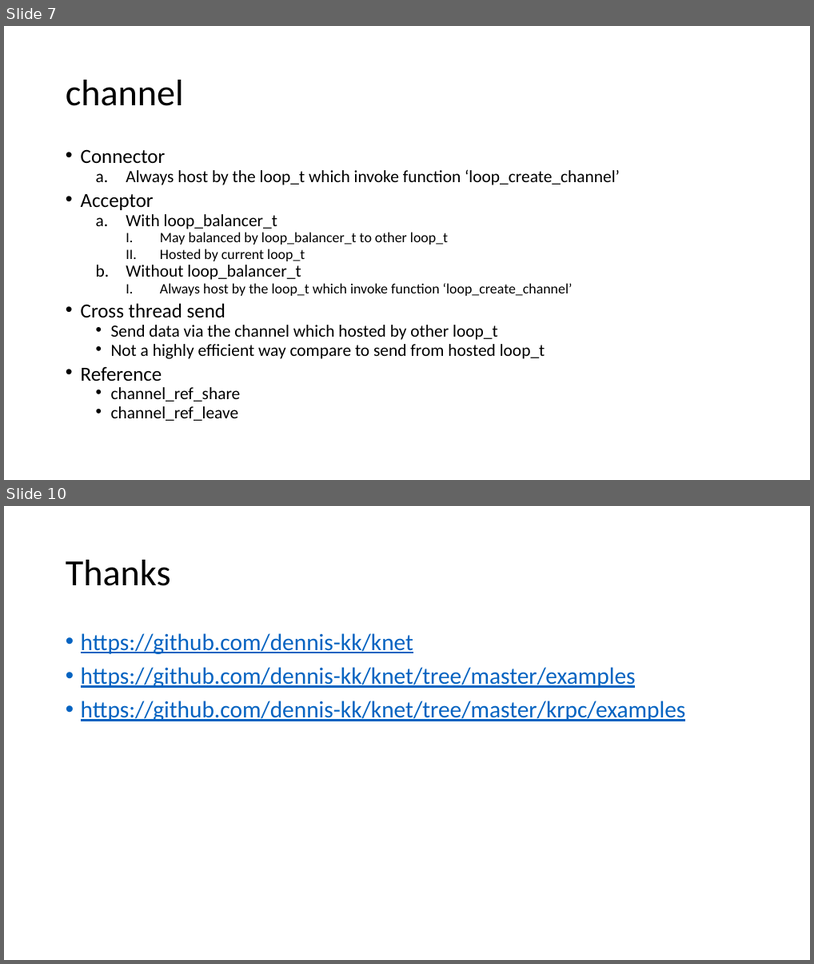
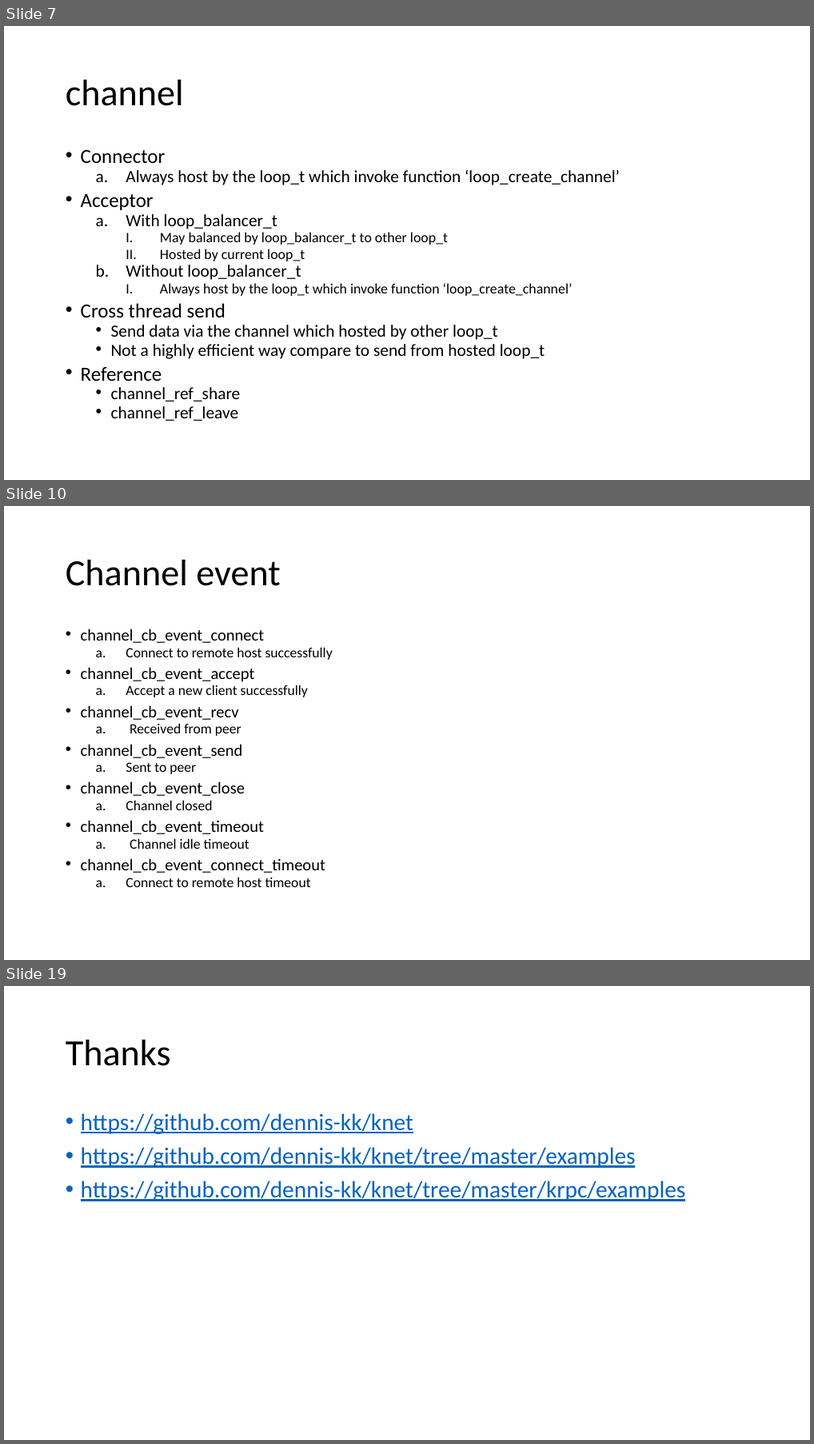
Before and after one commit to dennis-kk/knet, a slide deck: doc/knet.pptx. Shown one above the other, each under a label of ours: slides 7 and 10 before the commit, slides 7, 10 and 19 after it; the slides between them are not shown. The pictures are 814x964 and 814x1444 pixels, drawn with LibreOffice and Linux fonts; fonts in the diff are those of the drawing. Boxes give left, top, right and bottom in pixels: in the first picture for what was removed or moved away, otherwise in the second. Text is boxed around its words. In the diff, an @@ line names an element or a change of style, - is before the commit and + after.

```diff
--- a/doc/knet.pptx
+++ b/doc/knet.pptx
@@ slide 10 added at (4, 506, 810, 960), background #FFFFFF @@
@@ title added at (66, 560, 281, 586), 44 pt, text #000000 @@
+Channel event
@@ text added at (81, 628, 333, 887), 19.6 pt, text #000000 @@
+• channel_cb_event_connect
+  a. Connect to remote host successfully
+• channel_cb_event_accept
+  a. Accept a new client successfully
+• channel_cb_event_recv
+  a. Received from peer
+• channel_cb_event_send
+  a. Sent to peer
+• channel_cb_event_close
+  a. Channel closed
+• channel_cb_event_timeout
+  a. Channel idle timeout
+• channel_cb_event_connect_timeout
+  a. Connect to remote host timeout
@@ what was slide 10 is now slide 19 @@
```
Also in this commit, not shown: 2 slides changed, 8 other slides added, 2 other files.
